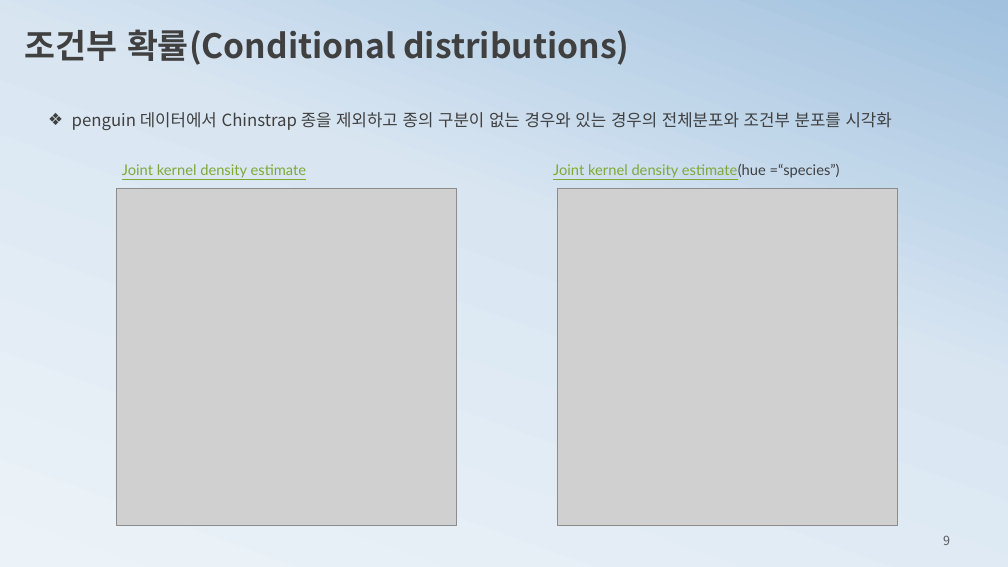
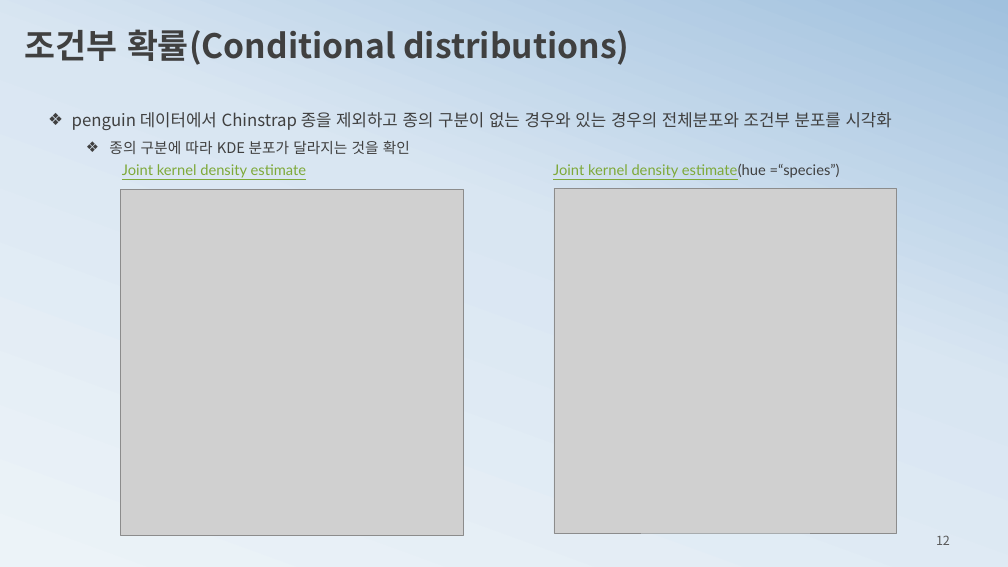
Before and after one commit to ancestor9/mathematics-for-machine-learning, a slide deck: slide 12 of 2_histogram2probability.pptx (slide 9 before the commit). Drawn at 1008x567 pixels with LibreOffice and Linux fonts; fonts in the diff are those of the drawing; grey boxes stand for pictures. Boxes give left, top, right and bottom in pixels: in the first picture for what was removed or moved away, otherwise in the second. Text is boxed around its words. In the diff, an @@ line names an element or a change of style, - is before the commit and + after.

```diff
--- a/2_histogram2probability.pptx
+++ b/2_histogram2probability.pptx
@@ text at (109, 140, 410, 154): paragraph added @@
+  ❖ 종의 구분에 따라 KDE 분포가 달라지는 것을 확인
@@ picture: place and size @@
-picture at (116, 188, 456, 526)
+picture at (120, 189, 463, 535)
@@ picture: place and size @@
-picture at (557, 188, 897, 526)
+picture at (554, 188, 897, 533)
@@ page number at (936, 535, 950, 545): text changed @@
-9
+12
```
Also in this commit, not shown: 4 other slides changed, 5 slides added, 2 slides removed.
